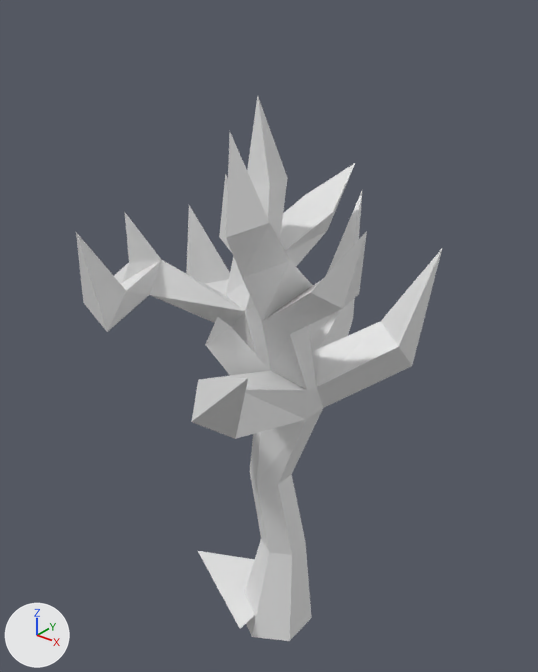
Before and after pictures for a commit that changed the Blender file blender/tree.blend.
Both versions are drawn from a 50 mm lens placed at (6.53, -8.33, 10.61), pointed at (-0.17, 0.06, 5.41). The lights are fixed; the arrows at lower left show +X, +Y and +Z.

In view in the first picture: 'Cylinder', 'Leaf'.
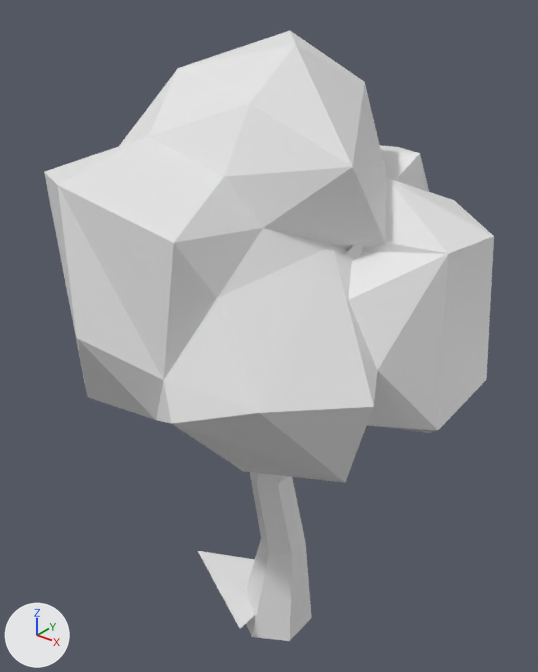
Pixel boxes (x1, y1, x2, y2) of what changed, in the pictures (538 x 672 px):
'Icosphere', shown: after (44, 31, 494, 483)
'Cylinder', unchanged, covered by the edit: before (76, 96, 442, 641); after (245, 244, 364, 641)

The change, as a list of edits to the scene's bpy script:
```text
Change ob_icosphere:
    remove ob_icosphere.hide_set(True)
```
